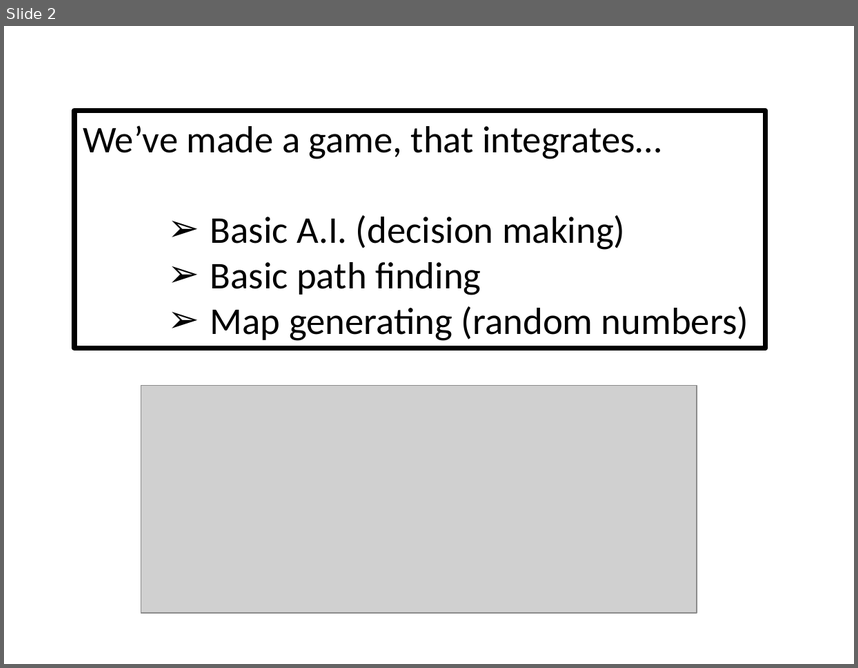
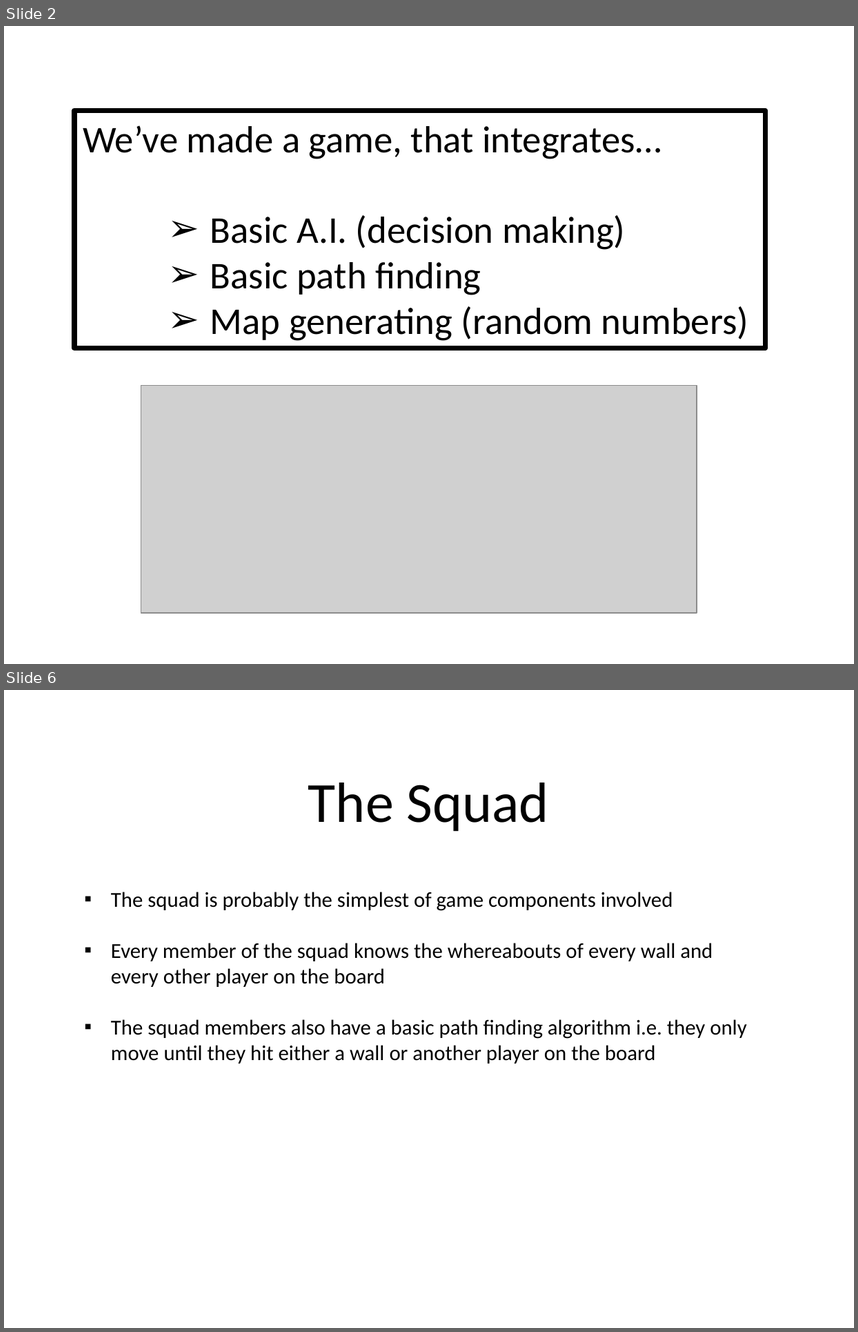
Before and after one commit to Siksjuh/Blocker, a slide deck: BlockerPresentation.pptx. Shown one above the other, each under a label of ours: slide 2 before the commit, slides 2 and 6 after it; the slides between them are not shown. The pictures are 858x668 and 858x1332 pixels, drawn with LibreOffice and Linux fonts; fonts in the diff are those of the drawing; grey boxes stand for pictures. Boxes give left, top, right and bottom in pixels: in the first picture for what was removed or moved away, otherwise in the second. Text is boxed around its words. In the diff, an @@ line names an element or a change of style, - is before the commit and + after.

```diff
--- a/BlockerPresentation.pptx
+++ b/BlockerPresentation.pptx
@@ slide 6 added at [4, 690, 854, 1328], background #FFFFFF @@
@@ text added at [308, 782, 548, 831], 48 pt, text #000000 @@
+The Squad
@@ text added at [111, 891, 746, 1063], 18 pt, text #000000 @@
+▪ The squad is probably the simplest of game components involved
+▪ Every member of the squad knows the whereabouts of every wall and every other player on the board
+▪ The squad members also have a basic path finding algorithm i.e. they only move until they hit either a wall or another player on the board
```
Also in this commit, not shown: 1 slide changed, 3 other slides added.
